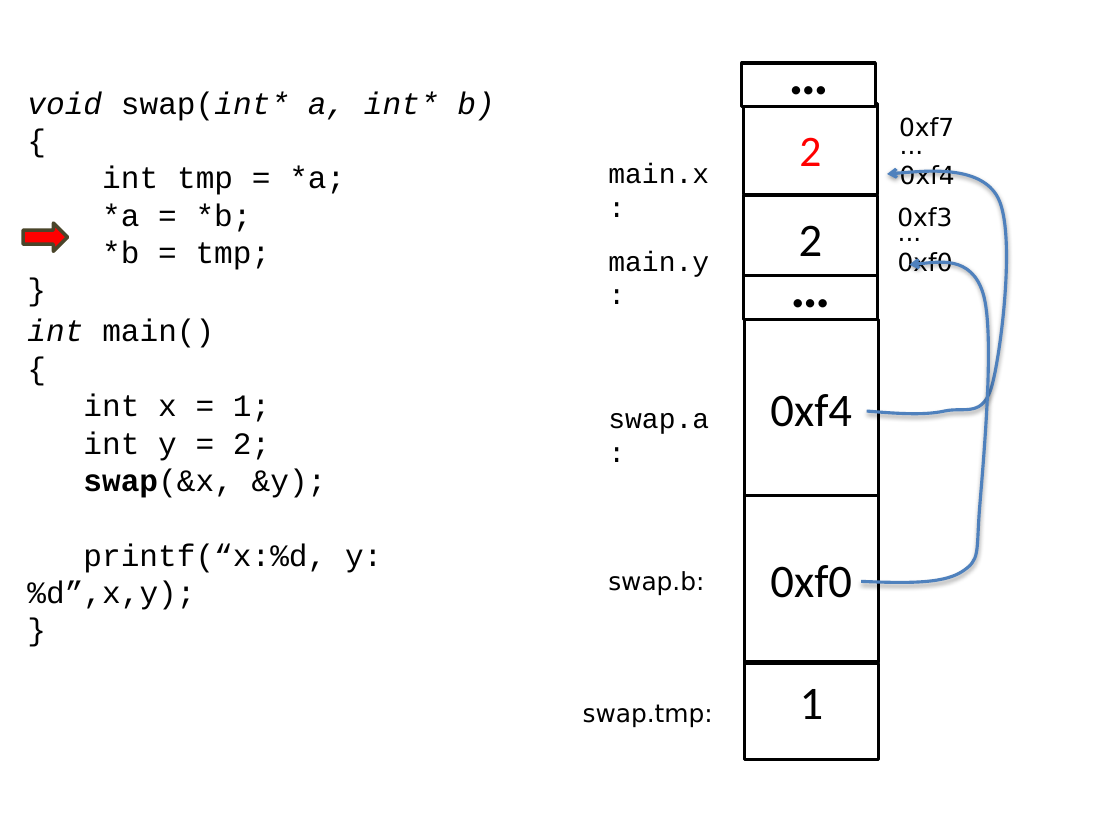
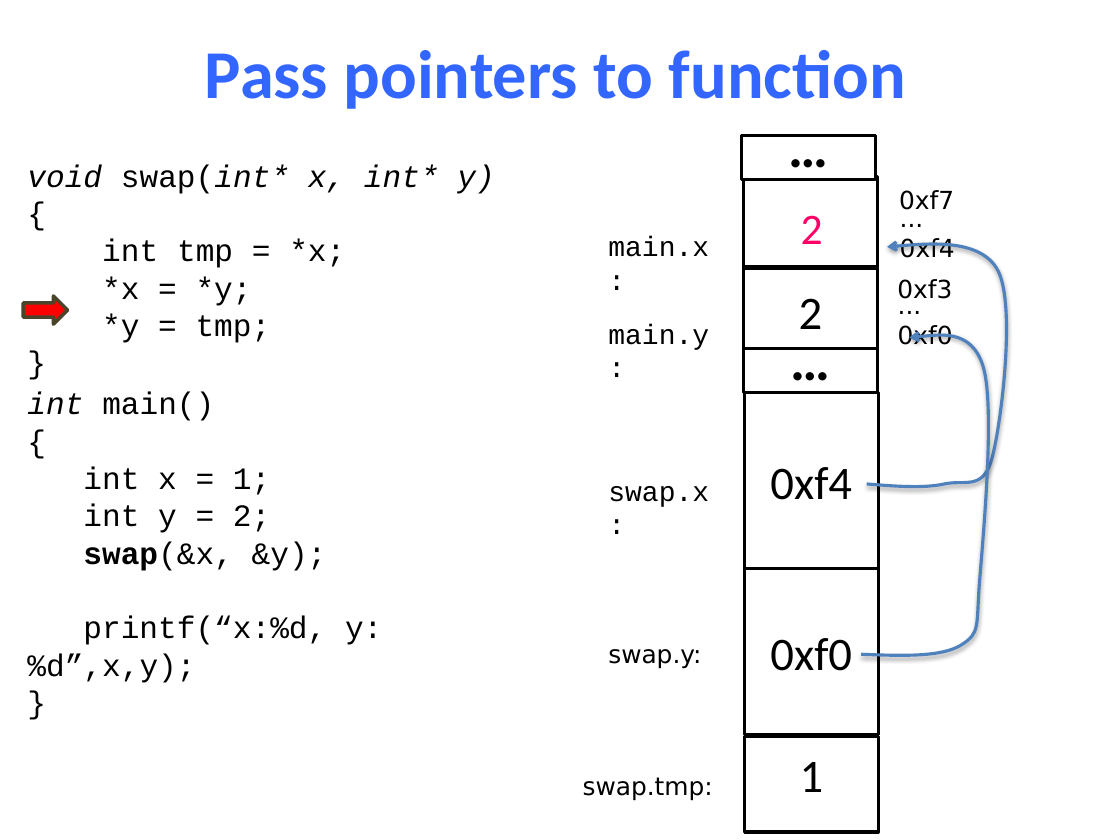
Before and after one commit to NYU-CSO/nyu-cso.github.io, a slide deck: slide 33 of notes/05-pointer_array.pptx (slide 35 before the commit). Drawn at 1120x840 pixels with LibreOffice and Linux fonts; fonts in the diff are those of the drawing. Boxes give left, top, right and bottom in pixels: in the first picture for what was removed or moved away, otherwise in the second. Text is boxed around its words. In the diff, an @@ line names an element or a change of style, - is before the commit and + after.

```diff
--- a/notes/05-pointer_array.pptx
+++ b/notes/05-pointer_array.pptx
@@ title added at <box>205,50,906,109</box>, 44 pt, text #3366FF, bold @@
+Pass pointers to function
@@ 8 texts, 5 rectangles, 2 freeform shapes, 1 right arrow: place and size @@
-8 texts, 5 rectangles, 2 freeform shapes, 1 right arrow at <box>24,63,1007,759</box>
+8 texts, 5 rectangles, 2 freeform shapes, 1 right arrow at <box>24,136,1007,832</box>
@@ text at <box>27,164,494,194</box>: text changed @@
-void swap(int* a, int* b)
+void swap(int* x, int* y)
@@ rectangle added at <box>744,177,877,268</box>, fill #FFFFFF, outline #000000 2 pt, 28 pt, text #000000 @@
+1
@@ text "2": place and size @@
-text "2" at <box>744,104,877,195</box>
+text "2" at <box>801,215,823,244</box>
@@ text "2" at <box>801,215,823,244</box>: text colour #FF0000 to #FF0066; alignment centre to left; vertical alignment middle to top; outline #000000 2 pt to none @@
@@ text at <box>102,239,345,343</box>: text changed @@
-int tmp = *a;
-*a = *b;
-*b = tmp;
+int tmp = *x;
+*x = *y;
+*y = tmp;
@@ text "...": place and size @@
-text "..." at <box>898,252,953,272</box>
+text "..." at <box>898,325,953,345</box>
@@ rectangle "…": place and size @@
-rectangle "…" at <box>744,276,877,319</box>
+rectangle "…" at <box>744,348,877,392</box>
@@ text at <box>608,486,709,507</box>: text changed @@
-swap.a:
+swap.x:
@@ text at <box>608,649,701,669</box>: text changed @@
-swap.b:
+swap.y:
```
Also in this commit, not shown: 26 other slides changed, 9 slides added, 111 slides removed, 3 other files.
